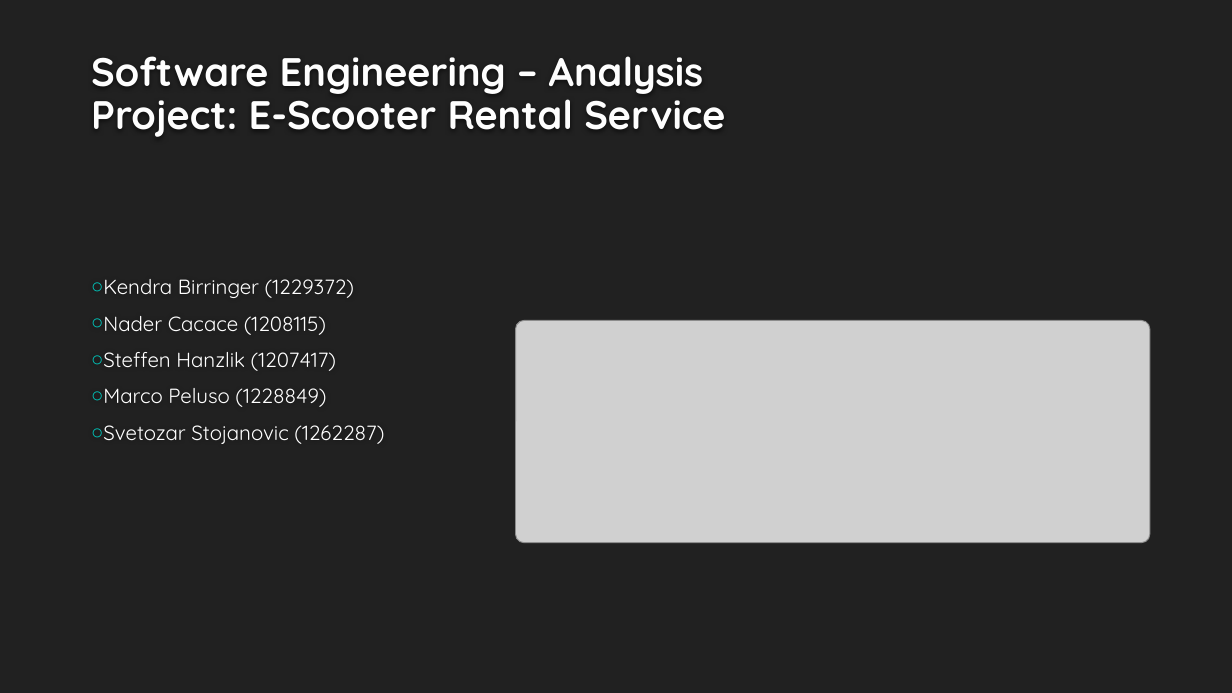
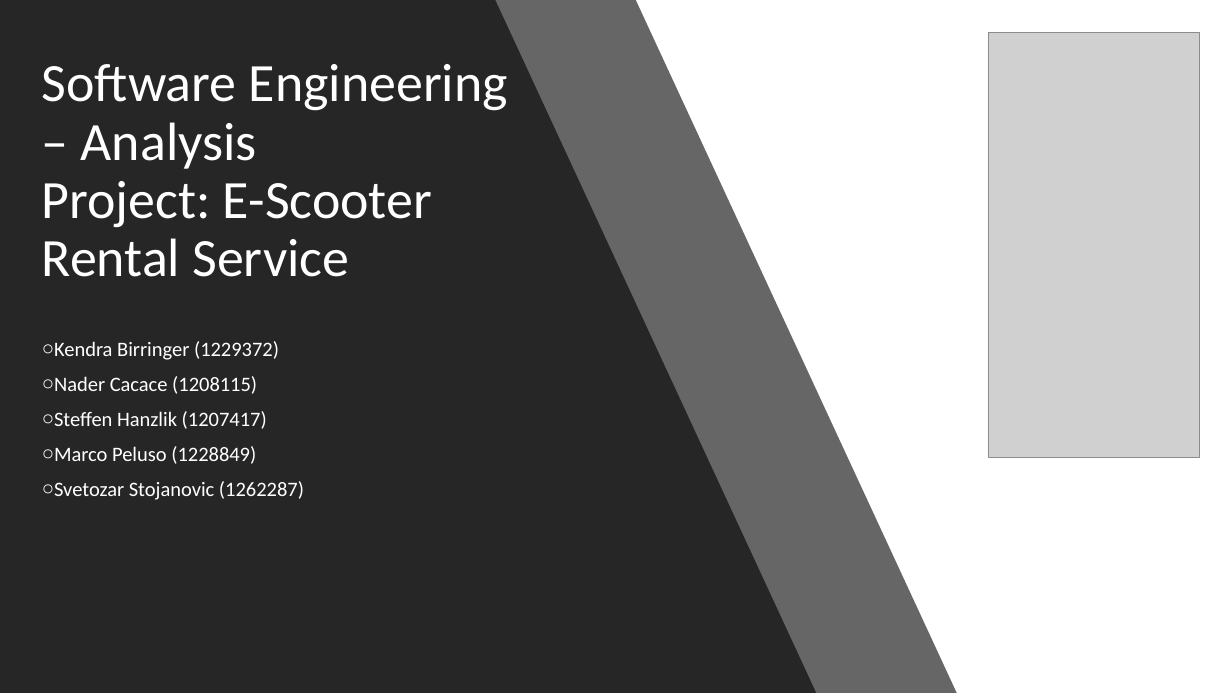
Before and after one commit to toza-mimoza/Probeklausur-Thoma, a slide deck: slide 1 of project/04-presentation/presentation.pptx. Drawn at 1232x693 pixels with LibreOffice and Linux fonts; fonts in the diff are those of the drawing; grey boxes stand for pictures; background and template pictures are left out. Boxes give left, top, right and bottom in pixels: in the first picture for what was removed or moved away, otherwise in the second. Text is boxed around its words. In the diff, an @@ line names an element or a change of style, - is before the commit and + after.

Commit message:
Work on presentation.

```diff
--- a/project/04-presentation/presentation.pptx
+++ b/project/04-presentation/presentation.pptx
@@ background #212121 to #000000 @@
@@ rectangle added at (0, 0, 1232, 693), fill #FFFFFF @@
@@ freeform shape added at (0, 0, 958, 693), fill #262626 at 70% opacity @@
@@ freeform shape added at (0, 0, 816, 693), fill #262626 @@
@@ title "Software Engineering – Analysis Project: ...": place and size @@
-title "Software Engineering – Analysis Project: ..." at (91, 56, 725, 137)
+title "Software Engineering – Analysis Project: ..." at (42, 64, 508, 277)
@@ title "Software Engineering – Analysis Project: ..." at (42, 64, 508, 277): size 31 to 42 pt, font Quicksand to Calibri, text colour #FEFEFE to #FFFFFF, bold off; vertical alignment bottom to top @@
@@ picture added at (989, 32, 1200, 457) @@
@@ picture removed at (516, 321, 1150, 543) @@
@@ subtitle "Kendra Birringer (1229372)": place and size @@
-subtitle "Kendra Birringer (1229372)" at (103, 279, 384, 444)
+subtitle "Kendra Birringer (1229372)" at (54, 341, 304, 500)
@@ subtitle "Kendra Birringer (1229372)" at (54, 341, 304, 500): font Quicksand to Calibri; line spacing 1 to 0.9; vertical alignment middle to bottom @@
```
Also in this commit, not shown: 6 other slides changed, 2 slides added, 4 slides removed.
